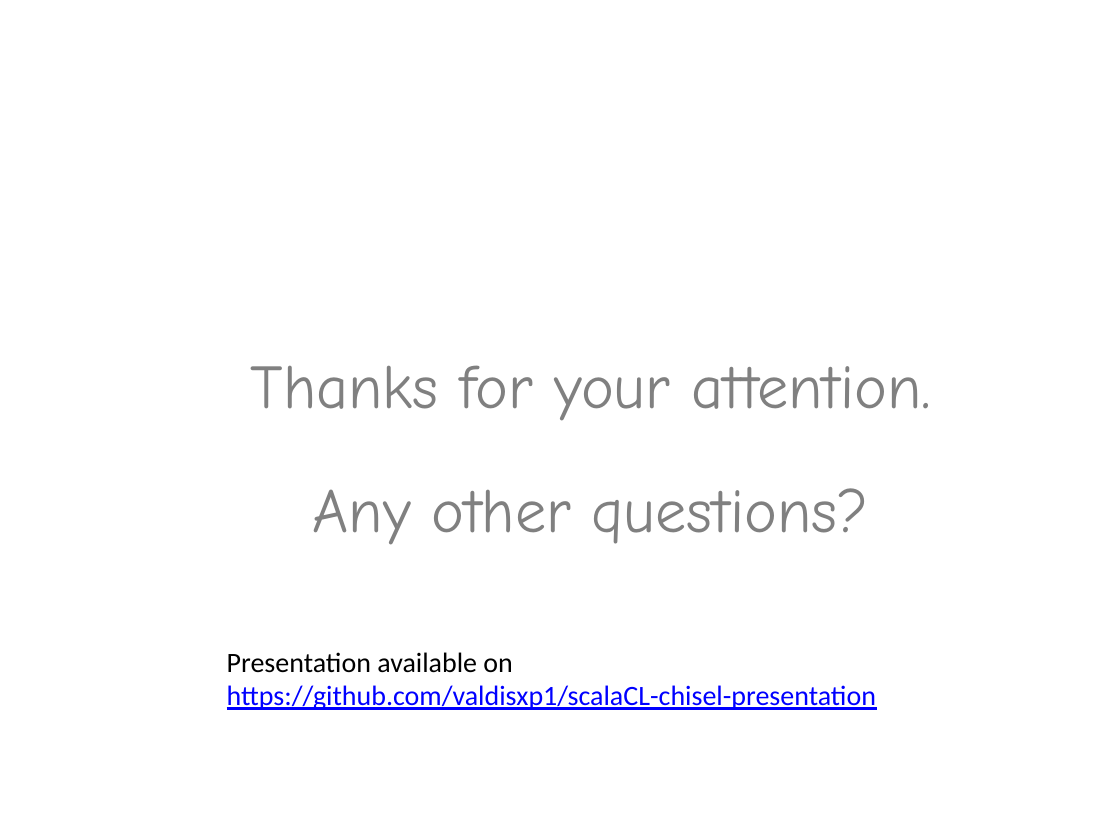
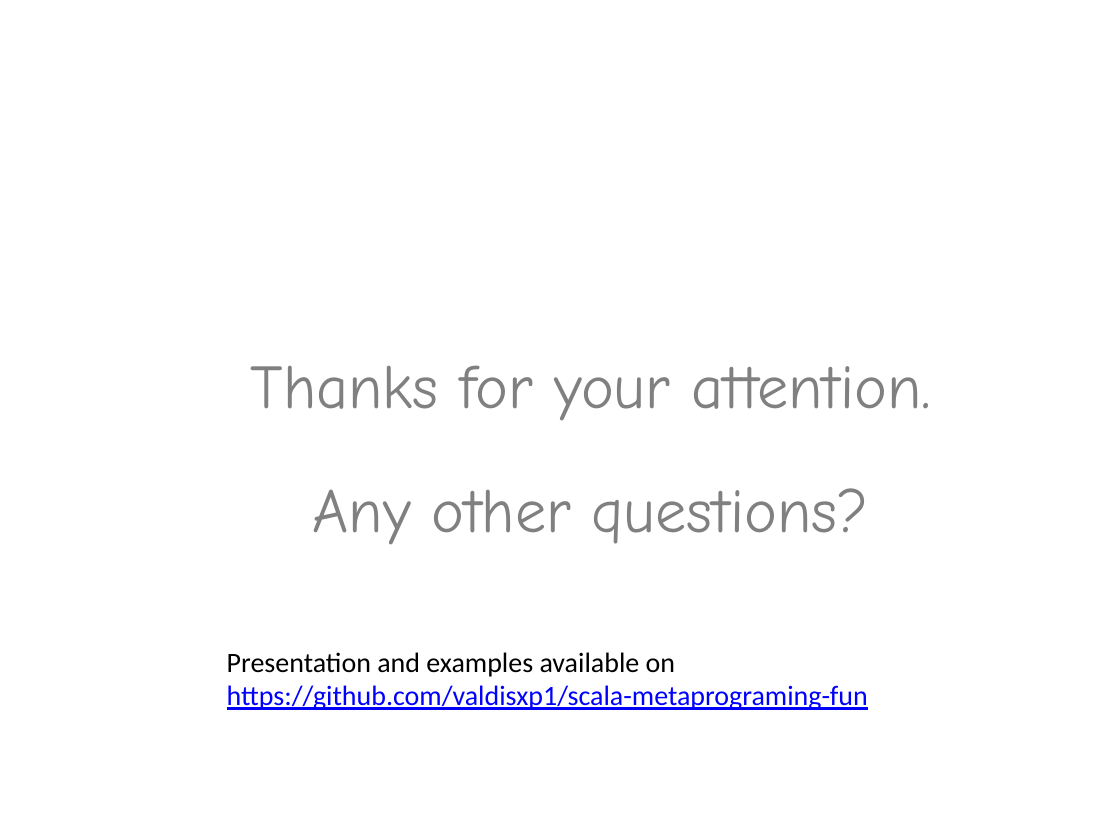
Before and after one commit to valdisxp1/scala-metaprograming-fun, a slide deck: slide 5 of Scala_metaprogramming.pptx (slide 13 before the commit). Drawn at 1120x840 pixels with LibreOffice and Linux fonts; fonts in the diff are those of the drawing. Boxes give left, top, right and bottom in pixels: in the first picture for what was removed or moved away, otherwise in the second. Text is boxed around its words. In the diff, an @@ line names an element or a change of style, - is before the commit and + after.

```diff
--- a/Scala_metaprogramming.pptx
+++ b/Scala_metaprogramming.pptx
@@ text at [227, 652, 868, 710]: text changed @@
-Presentation available on
-https://github.com/valdisxp1/scalaCL-chisel-presentation
+Presentation and examples available on
+https://github.com/valdisxp1/scala-metaprograming-fun
```
Also in this commit, not shown: 1 other slide changed, 1 slide added, 9 slides removed.
